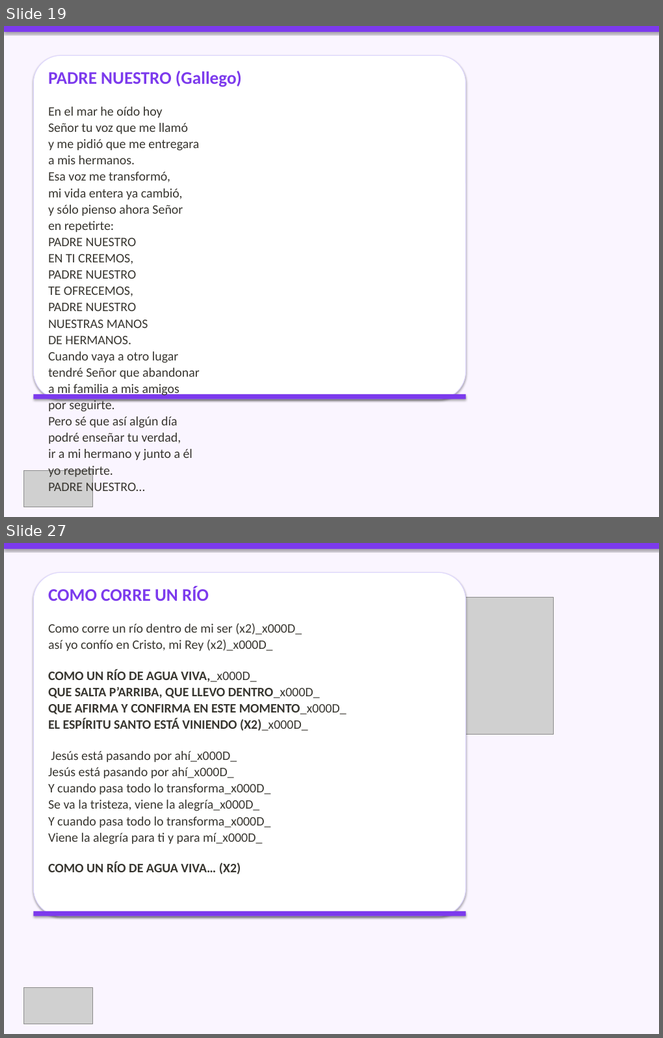
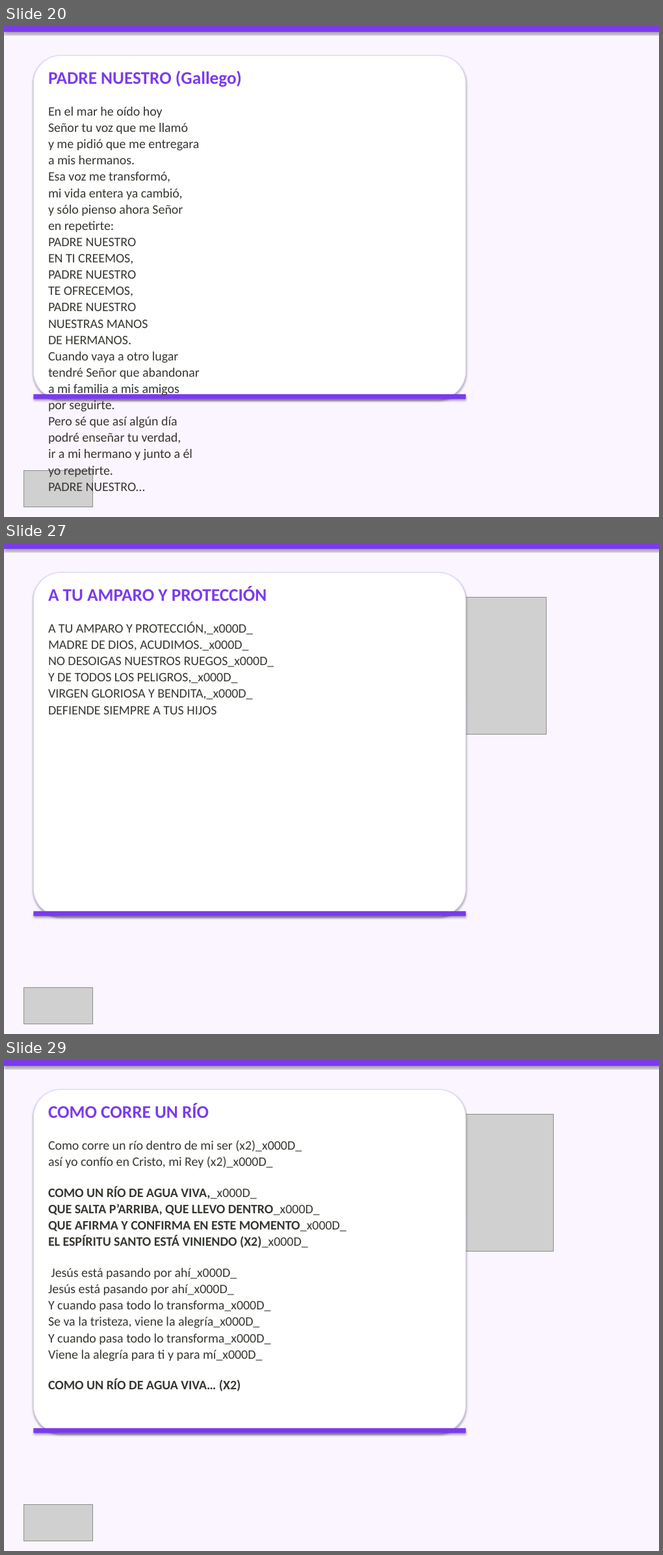
Before and after one commit to CC5M5/CCE-M5, a slide deck: presentaciones_html/2026-10-04_presentacion/2026-10-04_presentacion.pptx. Shown one above the other, each under a label of ours: slides 19 and 27 before the commit, slides 20, 27 and 29 after it; the slides between them are not shown. The pictures are 663x1038 and 663x1555 pixels, drawn with LibreOffice and Linux fonts; fonts in the diff are those of the drawing; grey boxes stand for pictures. Boxes give left, top, right and bottom in pixels: in the first picture for what was removed or moved away, otherwise in the second. Text is boxed around its words. In the diff, an @@ line names an element or a change of style, - is before the commit and + after.

```diff
--- a/presentaciones_html/2026-10-04_presentacion/2026-10-04_presentacion.pptx
+++ b/presentaciones_html/2026-10-04_presentacion/2026-10-04_presentacion.pptx
@@ slide 27 added at (x1=4, y1=543, x2=659, y2=1034), background #FAF5FF @@
@@ rectangle added at (x1=4, y1=543, x2=659, y2=549), fill #7C3AED @@
@@ rounded rectangle added at (x1=33, y1=572, x2=466, y2=917), fill #FFFFFF, outline #DDD6FE 1 pt @@
@@ text added at (x1=48, y1=586, x2=274, y2=715), 19 pt, text #37352F @@
+A TU AMPARO Y PROTECCIÓN
+A TU AMPARO Y PROTECCIÓN,_x000D_
+MADRE DE DIOS, ACUDIMOS._x000D_
+NO DESOIGAS NUESTROS RUEGOS_x000D_
+Y DE TODOS LOS PELIGROS,_x000D_
+VIRGEN GLORIOSA Y BENDITA,_x000D_
+DEFIENDE SIEMPRE A TUS HIJOS
@@ picture added at (x1=363, y1=597, x2=546, y2=735) @@
@@ rectangle added at (x1=33, y1=912, x2=466, y2=917), fill #7C3AED @@
@@ picture added at (x1=24, y1=988, x2=92, y2=1025) @@
@@ what was slide 19 is now slide 20 @@
@@ what was slide 27 is now slide 29 @@
```
Also in this commit, not shown: 8 slides changed, 9 other slides added, 8 slides removed, 35 other files.
